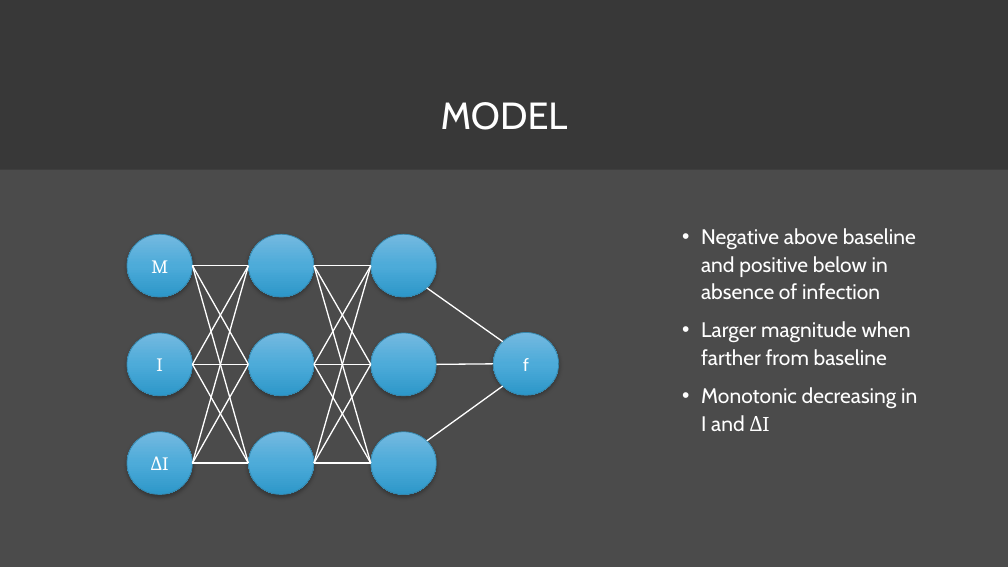
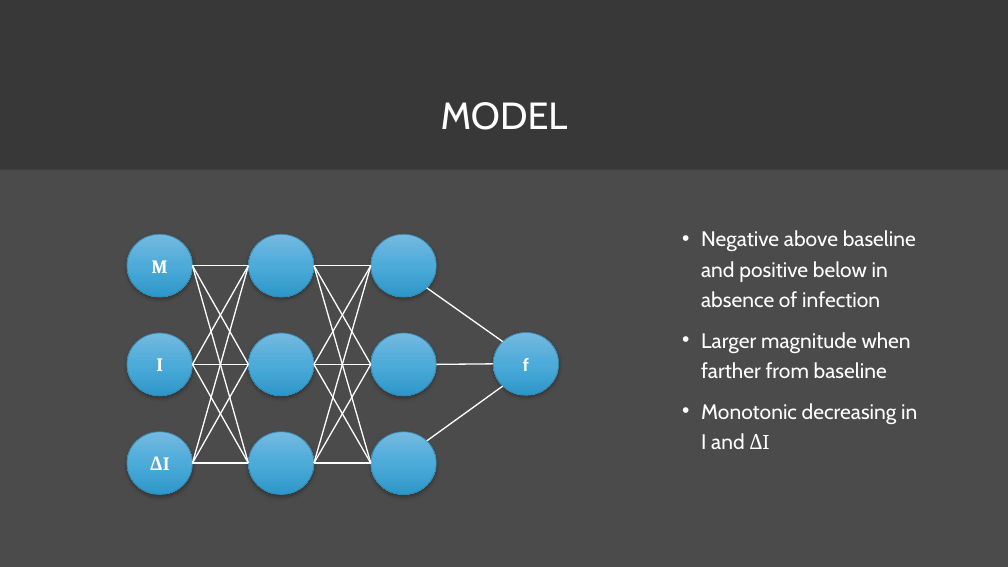
Before and after one commit to bkuwahara/predicting-2ndwaves-udes, a slide deck: slide 11 of papers/seminar.pptx (slide 8 before the commit). Drawn at 1008x567 pixels with LibreOffice and Linux fonts; fonts in the diff are those of the drawing; background and template pictures are left out. Boxes give left, top, right and bottom in pixels: in the first picture for what was removed or moved away, otherwise in the second. Text is boxed around its words. In the diff, an @@ line names an element or a change of style, - is before the commit and + after.

```diff
--- a/papers/seminar.pptx
+++ b/papers/seminar.pptx
@@ ellipse "M" at box(127, 234, 193, 297): bold on @@
@@ text "Negative above baseline and positive ..." at box(701, 230, 917, 449): line spacing 1.1 to 1.2 @@
@@ ellipse "ΔI" at box(127, 432, 193, 495): bold on @@
```
Also in this commit, not shown: 10 other slides changed, 8 slides added, 1 slide removed, 5 other files.
